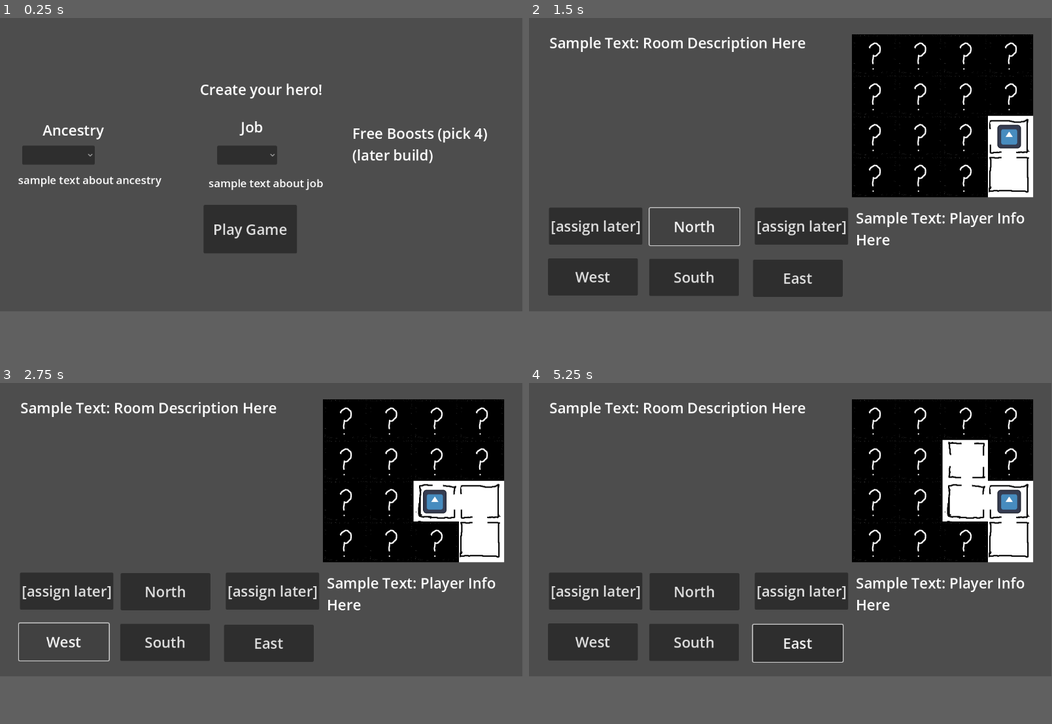
Above: before the commit, frames 1-4 (two rows, left to right).
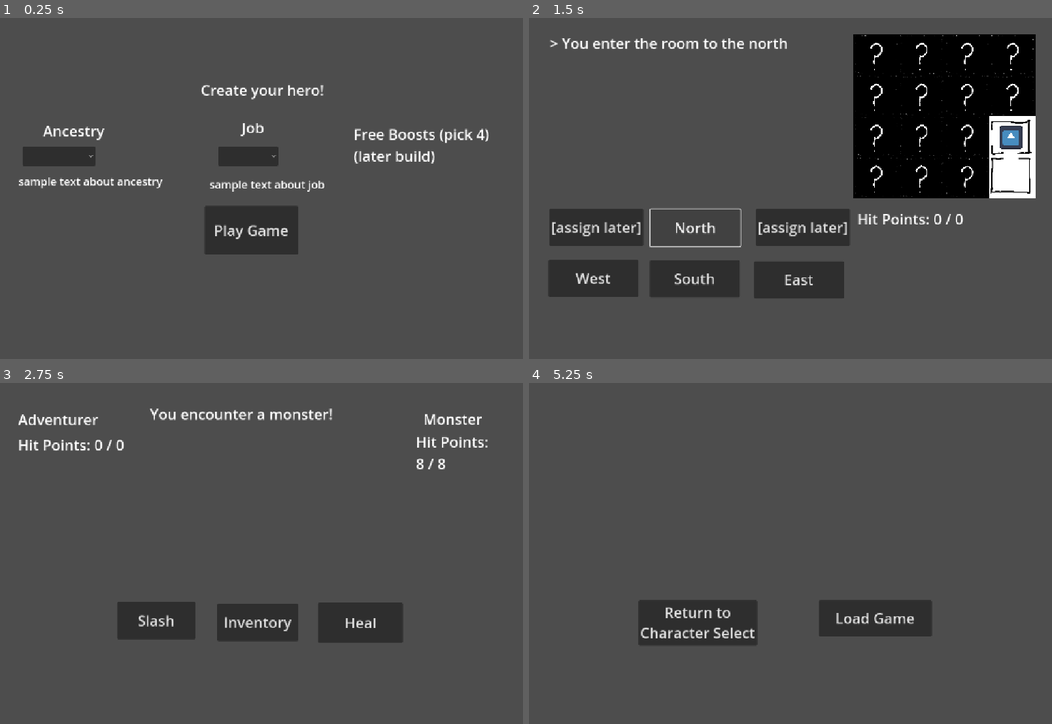
Above: after the commit, the same moments.

Repository: CawsualCrow/Capstone
Game: Godot game, scene res://Scenes/main.tscn
The game is run twice, just before and just after one commit, with the same random seed, the same clock (stepped at 60 frames per second) and the same inputs. The engine's default icon, where the game draws it, is replaced by a stand-in: a white triangle on a blue panel in a dark square.
Inputs (mouse positions are in pixels of both pictures, inside the frame that each line leads up to):
- Up to frame 1 (0.25 s): no input
- Up to frame 2 (1.5 s): click "Play Game" at 0.5 s; click "North" at 1.25 s
- Up to frame 3 (2.75 s): click "West" at 2 s
- Up to frame 4 (5.25 s): click (685, 587) at 2.75 s, where only the run after the commit has a clickable "Slash"; click (696, 642) at 3.5 s, where only the run before the commit has a clickable "South"; click (795, 642) at 4.25 s, where only the run before the commit has a clickable "East"; click (795, 567) at 5 s, where only the run after the commit has a clickable "Continue"
In our replay, the window is 799x449 before the commit and 800x522 after it. These sizes can differ from the game's own. Grey fills any space a smaller window leaves; there, only what the larger window draws over its background counts as a difference.

The runs differ from the first frame. In frame 1, 3.0% of the frame differs, in the area x 3-94%, y 19-70%; in frame 2, 5.9%; in frame 3, 29%; in frame 4, 30%, in the area x 3-97%, y 4-82%.

Commit message:
small fixes

Diff:
--- a/samplecombatloop - Copy/Random Events/healing_fountain.tres
+++ b/samplecombatloop - Copy/Random Events/healing_fountain.tres
@@ -6,7 +6,7 @@
 [resource]
 script = ExtResource("1_ov6kd")
 event_name = "Healing Fountain"
-description = "You come across a fountain with a sparkling liquid. Upon drinking it, you feel your strength return to you. Your health is fully restored!"
+description = "You come across a fountain with a sparkling liquid. Upon drinking it, you feel your strength and willpower return to you."
 type = "healing"
 event_effect = ExtResource("1_vw8x8")
 metadata/_custom_type_script = "uid://dhd4k0rt4h01b"
--- a/samplecombatloop - Copy/Random Events/stubbed_toe.tres
+++ b/samplecombatloop - Copy/Random Events/stubbed_toe.tres
@@ -6,7 +6,7 @@
 [resource]
 script = ExtResource("1_egswc")
 event_name = "Stubbed Toe"
-description = "You aren't watching where you step and you stub your toe. It hurts. (take a small amount of damage)"
+description = "You aren't watching where you step and you stub your toe. It hurts."
 type = "damage"
 event_effect = ExtResource("1_otkic")
 metadata/_custom_type_script = "uid://dhd4k0rt4h01b"
--- a/samplecombatloop - Copy/Scenes/main.tscn
+++ b/samplecombatloop - Copy/Scenes/main.tscn
@@ -35,8 +35,8 @@
 player_weapon = ExtResource("10_6iyac")
 
 [node name="AI_Character" parent="." instance=ExtResource("2_bo1nx")]
-cur_health = 15
-max_health = 15
+cur_health = 8
+max_health = 8
 combat_actions = Array[ExtResource("3_21xkr")]([ExtResource("4_6bp64"), ExtResource("5_344ge"), ExtResource("6_ynf5e")])
 player_weapon = ExtResource("10_6iyac")
 
@@ -45,54 +45,75 @@
 script = ExtResource("7_6bp64")
 
 [node name="Slash" type="Button" parent="HUD"]
-offset_left = 228.0
-offset_top = 414.0
-offset_right = 400.0
-offset_bottom = 496.0
+offset_left = 257.0
+offset_top = 481.0
+offset_right = 429.0
+offset_bottom = 563.0
 theme_override_font_sizes/font_size = 32
 text = "Slash"
 
 [node name="Heal" type="Button" parent="HUD"]
-offset_left = 702.0
-offset_top = 409.0
-offset_right = 888.0
-offset_bottom = 497.0
+offset_left = 699.0
+offset_top = 483.0
+offset_right = 885.0
+offset_bottom = 571.0
 theme_override_font_sizes/font_size = 32
 text = "Heal"
 
 [node name="Player_Health" type="Label" parent="HUD"]
-offset_left = 304.0
-offset_top = 174.0
-offset_right = 344.0
-offset_bottom = 197.0
-theme_override_font_sizes/font_size = 32
+offset_left = 39.0
+offset_top = 113.0
+offset_right = 211.0
+offset_bottom = 158.0
+theme_override_font_sizes/font_size = 32
+text = "player health"
 script = ExtResource("8_344ge")
 
 [node name="AI_Health" type="Label" parent="HUD"]
-offset_left = 744.0
-offset_top = 165.0
-offset_right = 784.0
-offset_bottom = 188.0
-theme_override_font_sizes/font_size = 32
+offset_left = 914.0
+offset_top = 106.0
+offset_right = 1126.0
+offset_bottom = 151.0
+theme_override_font_sizes/font_size = 32
+text = "enemy health"
+autowrap_mode = 2
 script = ExtResource("8_344ge")
 
 [node name="Text_Output" type="Label" parent="HUD"]
-offset_left = 412.0
-offset_top = 170.0
-offset_right = 683.0
-offset_bottom = 260.0
+offset_left = 329.0
+offset_top = 45.0
+offset_right = 874.0
+offset_bottom = 433.0
 theme_override_font_sizes/font_size = 32
 text = "test"
+autowrap_mode = 2
 
 [node name="Inventory" type="Button" parent="HUD"]
-offset_left = 458.0
-offset_top = 411.0
-offset_right = 636.0
-offset_bottom = 493.0
+offset_left = 477.0
+offset_top = 485.0
+offset_right = 655.0
+offset_bottom = 567.0
 theme_override_font_sizes/font_size = 32
 text = "Inventory"
 
+[node name="Player_Name" type="Label" parent="HUD"]
+offset_left = 39.0
+offset_top = 57.0
+offset_right = 215.0
+offset_bottom = 102.0
+theme_override_font_sizes/font_size = 32
+text = "Adventurer"
+
+[node name="Enemy_Name" type="Label" parent="HUD"]
+offset_left = 930.0
+offset_top = 56.0
+offset_right = 970.0
+offset_bottom = 79.0
+theme_override_font_sizes/font_size = 32
+text = "Monster"
+
 [node name="Character Creator" type="CanvasLayer" parent="."]
+visible = false
 
 [node name="CC_Title" type="Label" parent="Character Creator"]
 offset_left = 441.0
@@ -204,7 +225,7 @@
 offset_right = 688.0
 offset_bottom = 599.0
 theme_override_font_sizes/font_size = 32
-text = "Next Combat!"
+text = "Continue"
 
 [node name="Stat_boost" type="OptionButton" parent="Level_Up_Screen"]
 offset_left = 290.0
@@ -319,29 +340,23 @@
 Item"
 
 [node name="Game_Over" type="CanvasLayer" parent="."]
-visible = false
 
 [node name="Game_Over_Text" type="Label" parent="Game_Over"]
 anchors_preset = -1
-anchor_left = 0.253
-anchor_top = 0.145
-anchor_right = 0.753
-anchor_bottom = 0.557
-offset_left = -60.456
-offset_top = -26.96
-offset_right = 132.544
-offset_bottom = 39.064
+anchor_left = 0.201
+anchor_top = 0.103
+anchor_right = 0.868
+anchor_bottom = 0.617
+offset_left = -0.552002
+offset_top = 0.255997
+offset_right = 0.0640259
+offset_bottom = 0.183929
 size_flags_horizontal = 4
 theme_override_font_sizes/font_size = 32
-text = "You feel a sharp pain as the creature attacks you.
-Your weapon falls from your hand as the world
-spins and slows as your vision fades. Your
-adventure ends here
-
-You have fallen in the dungeon.
+text = "You have fallen in the dungeon.
 Try again?"
-visible_characters = 0
-visible_ratio = 0.0
+visible_characters_behavior = 1
+visible_ratio = -0.0238095
 
 [node name="Start_Over" type="Button" parent="Game_Over"]
 offset_left = 240.0
@@ -358,8 +373,7 @@
 offset_right = 885.0
 offset_bottom = 557.0
 theme_override_font_sizes/font_size = 32
-text = "Exit to
-Menu"
+text = "Load Game"
 
 [node name="Event_HUD" type="CanvasLayer" parent="."]
 visible = false
@@ -371,6 +385,7 @@
 offset_bottom = 325.0
 theme_override_font_sizes/font_size = 32
 text = "Filler Description"
+autowrap_mode = 2
 
 [node name="Continue__To_Combat" type="Button" parent="Event_HUD"]
 offset_left = 436.0
--- a/samplecombatloop - Copy/Scripts/character.gd
+++ b/samplecombatloop - Copy/Scripts/character.gd
@@ -76,7 +76,7 @@
 	var dmg = randi_range(1, 8) # doubles as heal value
 
 	if (action.heal_amount > 0):
-		action.heal_amount = (dmg + intelligence_bonus + player_weapon.intelligence_bost)
+		action.heal_amount = (dmg + intelligence_bonus + player_weapon.intelligence_boost)
 		heal(action.heal_amount)
 		print("Heal for %s points! (rolled %s + (Int mod) %s + (Weapon bonus) %s)" % [str(action.heal_amount), str(dmg), str(intelligence_bonus), str(player_weapon.intelligence_bost)])
 	if (action.melee_damage > 0):
--- a/samplecombatloop - Copy/Scripts/game_manager.gd
+++ b/samplecombatloop - Copy/Scripts/game_manager.gd
@@ -7,6 +7,8 @@
 
 var cur_weapon_select : int
 
+# PLAYER: Exp variable will increase when enemy is defeated.
+var player_exp : int = 0
 
 # are these correct?
 @onready var player_health_text = $"HUD/Player Health"
@@ -25,6 +27,9 @@
 # add end of game upon true
 var game_over : bool = false
 var combat_over : bool = false
+
+# boolean to determine if event screen goes to combat or not
+var combat_event : bool = false
 
 func _ready():
 	$"Character Creator".show()
@@ -36,7 +41,7 @@
 	$Navigation.hide()
 	$Map.hide()
 
-
+# Rotate turns in combat
 func next_turn ():
 	if current_character != null: # swapping between characters
 		current_character.end_turn()
@@ -72,23 +77,35 @@
 	else: # ai is defeated
 		end_combat()
 
-
 func end_combat (): # handles player or ai death
 	$HUD.hide()
 	if ($Player_Character.cur_health <= 0):
-		print("You Lose!")
-		$Game_Over.show()
+		print("You Lose!")  # NOT WORKING
+		$Event_HUD/Event_Description.text = "You feel a heavy impact as the monster's weapon crushes your chest. The world spins around you as you collapse to the floor, the monster laughing as it stands over you in victory."
+		$Event_HUD.show()
 	elif ($AI_Character.cur_health <= 0):
 		print("You win!")
-		$Level_Up_Screen.show()
-
+		player_exp += 250 #EXP gain from defeating enemy
+		$AI_Character.cur_health = $AI_Character.max_health
+		if (player_exp >= 1000):
+			$Level_Up_Screen.show()
+		else:
+			# add item drops from enemy?
+			# $Event_HUD/Event_Description.text = "You stand in victory as the monster lays defeated before you!"
+			# $Event_HUD.show()
+			# ADD TRANSITION FROM EVENT TO MAP
+			$Navigation/PlayerInfo.text = "Hit Points: " + str($Player_Character.cur_health) + " / " + str($Player_Character.max_health)
+			$Navigation.show()
+			$Map.show()
+
+# COMBAT: Player selects action to perform
 func player_cast_combat_action (action : CombatAction):
 	if player_character != current_character:
 		return
 
 	player_character.cast_combat_action(action, ai_character)
 	# disable player ui
-	await get_tree().create_timer(0.5).timeout
+	await get_tree().create_timer(0.5).timeout # timer presents readability and flow of text
 	next_turn()
 
 
@@ -96,36 +113,38 @@
 	return slash
 
 
-func _on_slash_pressed() -> void:
+func _on_slash_pressed() -> void: # PLAYER: perform slash in combat
 	player_cast_combat_action(slash)
 
 
-func _on_heal_pressed() -> void:
+
+func _on_heal_pressed() -> void: # PLAYER: perform heal on self in combat
 	player_cast_combat_action(heal)
 
 
 func _on_start_game_pressed() -> void:
 	# save player character stats and start combat
 	# $Player_Character set bonuses
-	# add refusal to start if character options not selected.
+	# add refusal to start if character options not selected. (TO DO)
 	$"Character Creator".hide()
-	$HUD/Player_Health.text = str($Player_Character.cur_health) + " / " + str($Player_Character.max_health)
+	$HUD/Player_Health.text = "Hit Points: " + str($Player_Character.cur_health) + " / " + str($Player_Character.max_health)
 	$HUD/AI_Health.text = str($AI_Character.cur_health) + " / " + str($AI_Character.max_health)
 	$Map.show()
+	$Navigation/PlayerInfo.text = "Hit Points: " + str($Player_Character.cur_health) + " / " + str($Player_Character.max_health)
 	$Navigation.show()
 	#next_turn()
 
-
+# COMBAT: Displays/updates health changes on HUD during combat
 func _on_player_character_health_change():
-	$HUD/Player_Health.text = str($Player_Character.cur_health) + " / " + str($Player_Character.max_health)
-
+	$HUD/Player_Health.text = "Hit Points: " + str($Player_Character.cur_health) + " / " + str($Player_Character.max_health)
 func _on_ai_character_health_change() -> void:
-	$HUD/AI_Health.text = str($AI_Character.cur_health) + " / " + str($AI_Character.max_health)
-
+	$HUD/AI_Health.text = "Hit Points: " + str($AI_Character.cur_health) + " / " + str($AI_Character.max_health)
+
+# COMBAT END: ends combat and calls Game Over or returns to map
 func _on_player_character_health_depleted() -> void:
 	game_over = true
 func _on_ai_character_health_depleted() -> void:
-	game_over = true
+	pass
 
 #func _on_finish_level_up_pressed() -> void:
 	#$AI_Character.max_health += 10
@@ -138,95 +157,140 @@
 	#
 	#next_turn()
 
-
+# COMBAT: Scales enemy encounters after Player level up
 func _on_player_character_leveled_up() -> void:
 	$AI_Character.max_health += 10
 	$AI_Character.cur_health = $AI_Character.max_health
 	$AI_Character.strength_bonus += 2
+	player_exp -= 1000 # spend player exp on level up
 	$Level_Up_Screen.hide()
-
-
+	$Navigation/PlayerInfo.text = "Hit Points: " + str($Player_Character.cur_health) + " / " + str($Player_Character.max_health)
+	$Navigation.show()
+	$Map.show()
+
+	# MOVE THIS TO MOVEMENT FUNCS
+#	event_chance = randi_range(0, 99)
+#	if (event_chance >= 75):
+#		event_selector = randi_range(0, (random_events.size()-1))
+#		# do event, then continue to combat
+#		print("Player health before event ", $Player_Character.cur_health)
+#		$Event_HUD/Event_Description.text = random_events[event_selector].description
+#		var event_action = random_events[event_selector].event_effect
+#		$Player_Character.take_damage(event_action.melee_damage)
+#		$Player_Character.heal(event_action.heal_amount)
+#		print("Player health after event ", $Player_Character.cur_health)
+#		#if (event_action.melee_damage > 0):
+#		#	var event_health = "You take %d points of damage!"
+#		#	$Event_HUD/Event_Description.text = random_events[event_selector].description + event_health
+#		$Event_HUD.show()
+#	else:
+#		$HUD.show()
+#		$HUD/Player_Health.text = str($Player_Character.cur_health) + " / " + str($Player_Character.max_health)
+#		$HUD/AI_Health.text = str($AI_Character.cur_health) + " / " + str($AI_Character.max_health)
+#		next_turn()
+
+func _event_chance() -> void:
 	event_chance = randi_range(0, 99)
-	if (event_chance >= 50):
+	if (event_chance >= 66):
 		event_selector = randi_range(0, (random_events.size()-1))
-		# do event, then continue to combat
-		print("Player health before event ", $Player_Character.cur_health)
-		$Event_HUD/Event_Description.text = random_events[event_selector].description
+		#print("Player health before event ", $Player_Character.cur_health)
+		#$Event_HUD/Event_Description.text = random_events[event_selector].description
+		$Navigation/Output.text = random_events[event_selector].description
 		var event_action = random_events[event_selector].event_effect
 		$Player_Character.take_damage(event_action.melee_damage)
 		$Player_Character.heal(event_action.heal_amount)
-		print("Player health after event ", $Player_Character.cur_health)
-		#if (event_action.melee_damage > 0):
-		#	var event_health = "You take %d points of damage!"
-		#	$Event_HUD/Event_Description.text = random_events[event_selector].description + event_health
-		$Event_HUD.show()
+		$Navigation/PlayerInfo.text = "Hit Points: " + str($Player_Character.cur_health) + " / " + str($Player_Character.max_health)
+		if ($Player_Character.cur_health <= 0):
+			$Navigation.hide()
+			$Map.hide()
+			$Game_Over/Game_Over_Text.text = random_events[event_selector].description
+			$Game_Over.show()
+	elif (event_chance >= 33 and event_chance < 66):
+		$HUD.show()
+		$Navigation.hide()
+		$Map.hide()
+		$HUD/Player_Health.text = "Hit Points: " + str($Player_Character.cur_health) + " / " + str($Player_Character.max_health)
+		$HUD/AI_Health.text = "Hit Points: " + str($AI_Character.cur_health) + " / " + str($AI_Character.max_health)
+		$HUD/Text_Output.text = "You encounter a monster!"
+		next_turn()
+		#combat_event = true
 	else:
-		$HUD.show()
-		$HUD/Player_Health.text = str($Player_Character.cur_health) + " / " + str($Player_Character.max_health)
-		$HUD/AI_Health.text = str($AI_Character.cur_health) + " / " + str($AI_Character.max_health)
-		next_turn()
-
-
-
+		pass
+
+# EVENT SCREEN: transition from event to map, or to combat
+# 	CHANGE THIS
 func _on_continue__to_combat_pressed() -> void:
-	$Event_HUD.hide()
-	$HUD.show()
-	$HUD/Player_Health.text = str($Player_Character.cur_health) + " / " + str($Player_Character.max_health)
-	$HUD/AI_Health.text = str($AI_Character.cur_health) + " / " + str($AI_Character.max_health)
-	next_turn()
-
+	# $Event_HUD.hide()
+	# $HUD.show()
+	$HUD/Player_Health.text = "Hit Points: " + str($Player_Character.cur_health) + " / " + str($Player_Character.max_health)
+	$HUD/AI_Health.text = "Hit Points: " + str($AI_Character.cur_health) + " / " + str($AI_Character.max_health)
+	# next_turn()
+	if ($Player_Character.cur_health <= 0):
+		$Event_HUD.hide()
+		$Game_Over.show()
+	else:
+		$Event_HUD.hide()
+		$Navigation.show()
+		$Map.show()
 
 func _on_equip_weapon_pressed() -> void:
 	$Player_Character.equip_weapon(weapon_list[cur_weapon_select])
 	$Inventory.hide()
 	$Level_Up_Screen.show()
 
-
-
 func _on_weapon_selector_item_selected(index: int) -> void:
 	cur_weapon_select = index
-
 
 func _on_inventory_button_pressed() -> void:
 	$Level_Up_Screen.hide()
 	$Inventory.show()
 
-
+# NAVIGATION / MAP: Direction buttons
 func _on_north_pressed() -> void:
 	var outcome = $Map._move(-1,0)
 	if(outcome == -1):
-		print("Cannot move")
-	if(outcome == 0):
-		print("Event Triggered (new room)")
-	if(outcome == 1):
-		print("Room already visited (no event)")
-
-
+		#print("Cannot move")
+		$Navigation/Output.text = "> You cannot go that way."
+	if(outcome == 0):
+		#print("Event Triggered (new room)")
+		$Navigation/Output.text = "> You enter the room to the north"
+		_event_chance()
+	if(outcome == 1):
+		$Navigation/Output.text = "> You enter the room to the north"
+		#print("Room already visited (no event)")
 func _on_west_pressed() -> void:
 	var outcome = $Map._move(0,-1)
 	if(outcome == -1):
-		print("Cannot move")
-	if(outcome == 0):
-		print("Event Triggered (new room)")
-	if(outcome == 1):
-		print("Room already visited (no event)")
-
-
+		#print("Cannot move")
+		$Navigation/Output.text = "> You cannot go that way."
+	if(outcome == 0):
+		#print("Event Triggered (new room)")
+		$Navigation/Output.text = "> You enter the room to the west."
+		_event_chance()
+	if(outcome == 1):
+		#print("Room already visited (no event)")
+		$Navigation/Output.text = "> You enter the room to the west."
 func _on_south_pressed() -> void:
 	var outcome = $Map._move(1,0)
 	if(outcome == -1):
-		print("Cannot move")
-	if(outcome == 0):
-		print("Event Triggered (new room)")
-	if(outcome == 1):
-		print("Room already visited (no event)")
-
-
+		#print("Cannot move")
+		$Navigation/Output.text = "> You cannot go that way."
+	if(outcome == 0):
+		#print("Event Triggered (new room)")
+		$Navigation/Output.text = "> You enter the room to the south."
+		_event_chance()
+	if(outcome == 1):
+		#print("Room already visited (no event)")
+		$Navigation/Output.text = "> You enter the room to the south."
 func _on_east_pressed() -> void:
 	var outcome = $Map._move(0,1)
 	if(outcome == -1):
-		print("Cannot move")
-	if(outcome == 0):
-		print("Event Triggered (new room)")
-	if(outcome == 1):
-		print("Room already visited (no event)")
+		#print("Cannot move")
+		$Navigation/Output.text = "> You cannot go that way."
+	if(outcome == 0):
+		#print("Event Triggered (new room)")
+		$Navigation/Output.text = "> You enter the room to the south."
+		_event_chance()
+	if(outcome == 1):
+		#print("Room already visited (no event)")
+		$Navigation/Output.text = "> You enter the room to the south."
--- a/samplecombatloop - Copy/Scripts/weapon.gd
+++ b/samplecombatloop - Copy/Scripts/weapon.gd
@@ -4,4 +4,4 @@
 @export var weapon_name: String
 @export var weapon_description: String
 @export var strength_boost: int
-@export var intelligence_bost: int
+@export var intelligence_boost: int
--- a/samplecombatloop - Copy/Weapons/wand.tres
+++ b/samplecombatloop - Copy/Weapons/wand.tres
@@ -7,5 +7,5 @@
 weapon_name = "Wand"
 weapon_description = "Next to a tome, one of the wizard's most useful tools. "
 strength_boost = 0
-intelligence_bost = 1
+intelligence_boost = 1
 metadata/_custom_type_script = "uid://8cb0deylnmka"
--- a/samplecombatloop - Copy/project.godot
+++ b/samplecombatloop - Copy/project.godot
@@ -15,6 +15,13 @@
 config/features=PackedStringArray("4.4", "Mobile")
 config/icon="res://icon.svg"
 
+[display]
+
+window/size/viewport_width=1150
+window/size/viewport_height=750
+window/stretch/mode="canvas_items"
+
 [rendering]
 
 renderer/rendering_method="mobile"
+textures/vram_compression/import_etc2_astc=true
Not shown, changed: samplecombatloop - Copy/export_presets.cfg
Not shown, added: samplecombatloop - Copy/testscreen12.apk
Not shown, added: samplecombatloop - Copy/testscreen12.apk.idsig
